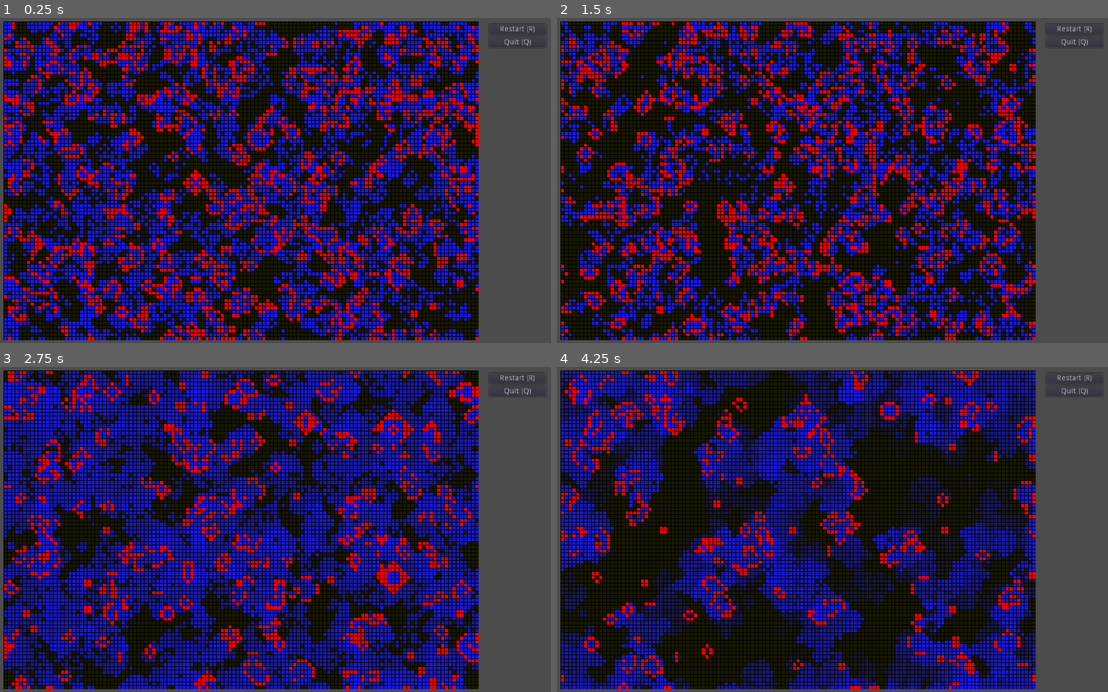
Above: before the commit, frames 1-4 (two rows, left to right).
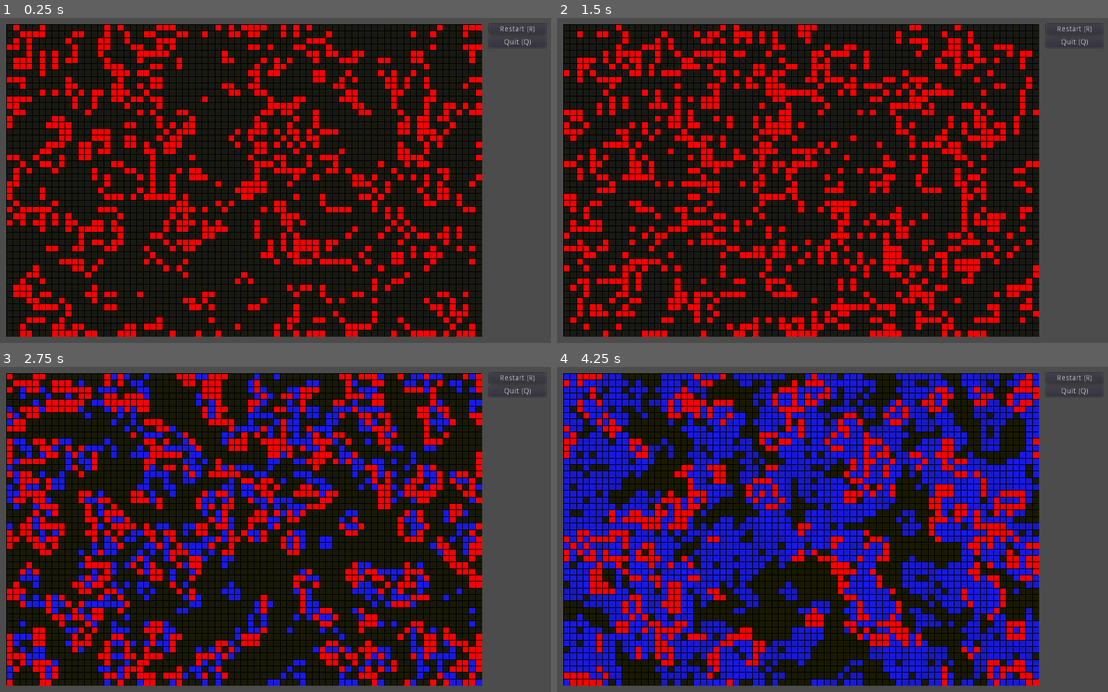
Above: after the commit, the same moments.

Repository: rafaelgdp/game-of-life
Game: Godot game, scene res://GameOfLife.tscn
The game is run twice, just before and just after one commit, with the same random seed, the same clock (stepped at 60 frames per second) and the same inputs.
Inputs (mouse positions are in pixels of both pictures, inside the frame that each line leads up to):
- Up to frame 1 (0.25 s): no input
- Up to frame 2 (1.5 s): click "Restart (R)" at 0.5 s; click "Restart (R)" at 1.25 s
- Up to frame 3 (2.75 s): click "Restart (R)" at 2 s
- Up to frame 4 (4.25 s): move the mouse to (959, 513) at 2.77 s; click (959, 513) at 2.92 s; move the mouse to (722, 545) at 3.52 s; click (722, 545) at 3.67 s

The runs differ from the first frame. In frame 1, 65% of the frame differs, in the area x 0-88%, y 1-100%; in frame 2, 62%; in frame 3, 71%; in frame 4, 71%.

Commit message:
Adjusting params for the web export.

Diff:
--- a/GameOfLife.gd
+++ b/GameOfLife.gd
@@ -4,11 +4,15 @@
 extends Node2D
 
 var cell_buffer = []
-var width = 125
-var height = 84
+var width = 73
+var height = 48
 var buffer_index = 0
 
 func _ready() -> void:
+	if OS.get_name() == "HTML5":
+		$CanvasLayer/UI/QuitButton.disabled = true
+		$CanvasLayer/UI/QuitButton.visible = false
+
 	randomize()
 	cell_buffer.append([])
 	cell_buffer.append([])
@@ -31,7 +35,7 @@
 		update()
 		has_update = false
 
-const cell_dist = 7
+const cell_dist = 12
 const rsize = Vector2(cell_dist, cell_dist)
 
 func _draw() -> void:
--- a/GameOfLife.tscn
+++ b/GameOfLife.tscn
@@ -14,7 +14,7 @@
 script = ExtResource( 1 )
 
 [node name="UpdateTimer" type="Timer" parent="."]
-wait_time = 0.01
+wait_time = 0.1
 autostart = true
 
 [node name="CanvasLayer" type="CanvasLayer" parent="."]
